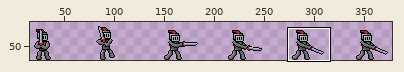
Sprite sheet -- assets/knight-Sheet.png. The first picture is a wide view before the edit; the outline marks the close-up.
Close-up. Earlier state:
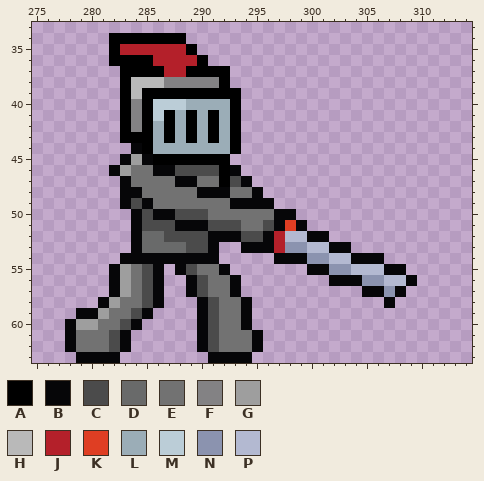
The file is 384x64 pixels. Shown: x 275..314, y 33..63. The old version is drawn lined up with the new one. The wide view leaves out empty margins. The commit also changed other parts of the picture, which this record leaves out.
Palette (. is transparent): A #000000  B #060608  C #4b4b4b  D #696a6a  E #727272  F #838284  G #9e9e9e  H #b9b9b9  J #b4202a  K #df3e23  L #9badb7  M #bbcdd7  N #8b93af  P #b3b9d1
Pixels before, first column x 278:
34 ....AAAAAAA.....................
35 ....AJJJJJJA....................
36 ....AAAAJJJJA...................
37 .....AAAAJJAAAA.................
38 .....AHHHFFFFFA.................
39 .....AHAAAAAAAAA................
40 .....AFAMMMLLLLA................
41 .....AFAMALALALA................
42 .....AFALALALALA................
43 .....AAALALALALA................
44 ......BALLLLLLLA................
45 .....BGBAAAAAAA.................
46 ....BGEEBBCCCCAB................
47 .....BEEEEBBEEACB...............
48 .....BBEEEEEBBBEEB..............
49 .....BCBEEEEEEEBBBB.............
50 ......BCBBCCCEEEEEEBB...........
51 ......BCCCBBBCCCEECBKB..........
52 ......BDDCCCCBBBCCBJPPBB........
53 ......BDDDDCCB..BBBJNNPPBB......
54 .....BBBBBBBBB.....BBBNNPPBBB...
55 ....BGECB.BCEEB.......BBNNPPPBB.
56 ....BGECB..BCEEB........BBBNNPPB
57 ....BGECB..BCEEB...........BBNB.
58 ...BGEECB...BCEEB............B..
59 .BBGEECB....BCEEB...............
60 BGGEECB.....BCEEB...............
61 BEEECB......BCEEEB..............
62 BEEECB......BCEEEB..............
63 .BBBB........BBBB...............
And afterwards:
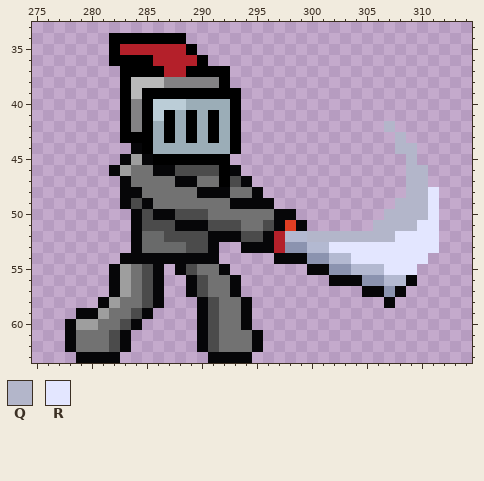
Colours new in this view: Q #b3b6ca  R #e3e6ff
The exact change:
whole drawing moved by -3,+0 (the old picture is shown already moved)
There is now colour Q in row 42 at x 307; in row 43 at x 308; in row 44 at x 308 to 309; in row 45 at x 309; in rows 46 to 48 at x 309 to 310; in row 49 at x 308 to 310.
There is now colour Q in row 50 at x 307 to 310; in row 51 at x 306 to 309; in row 52 at x 302 to 307.
The edit turns colour B into colour Q in row 52 at x 300 to 301.
There is now colour R in rows 48 to 50 at x 311; in row 51 at x 310 to 311; in row 52 at x 308 to 311; in row 53 at x 304 to 311; in row 54 at x 307 to 310; in row 55 at x 309.
The edit turns colour B into colour R in row 53 at x 302 to 303; in row 54 at x 304 to 306; in row 55 at x 307 to 308.
